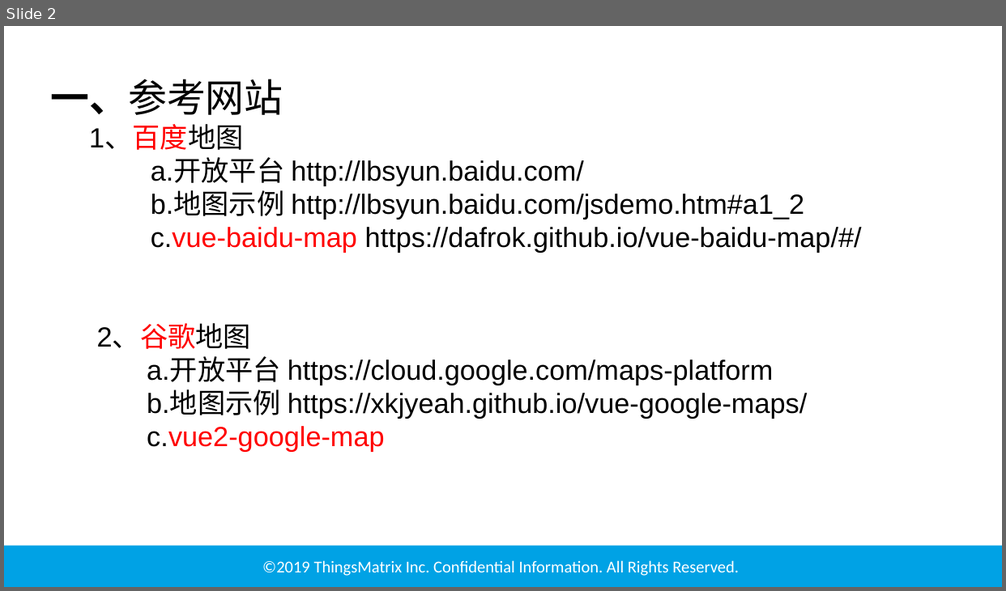
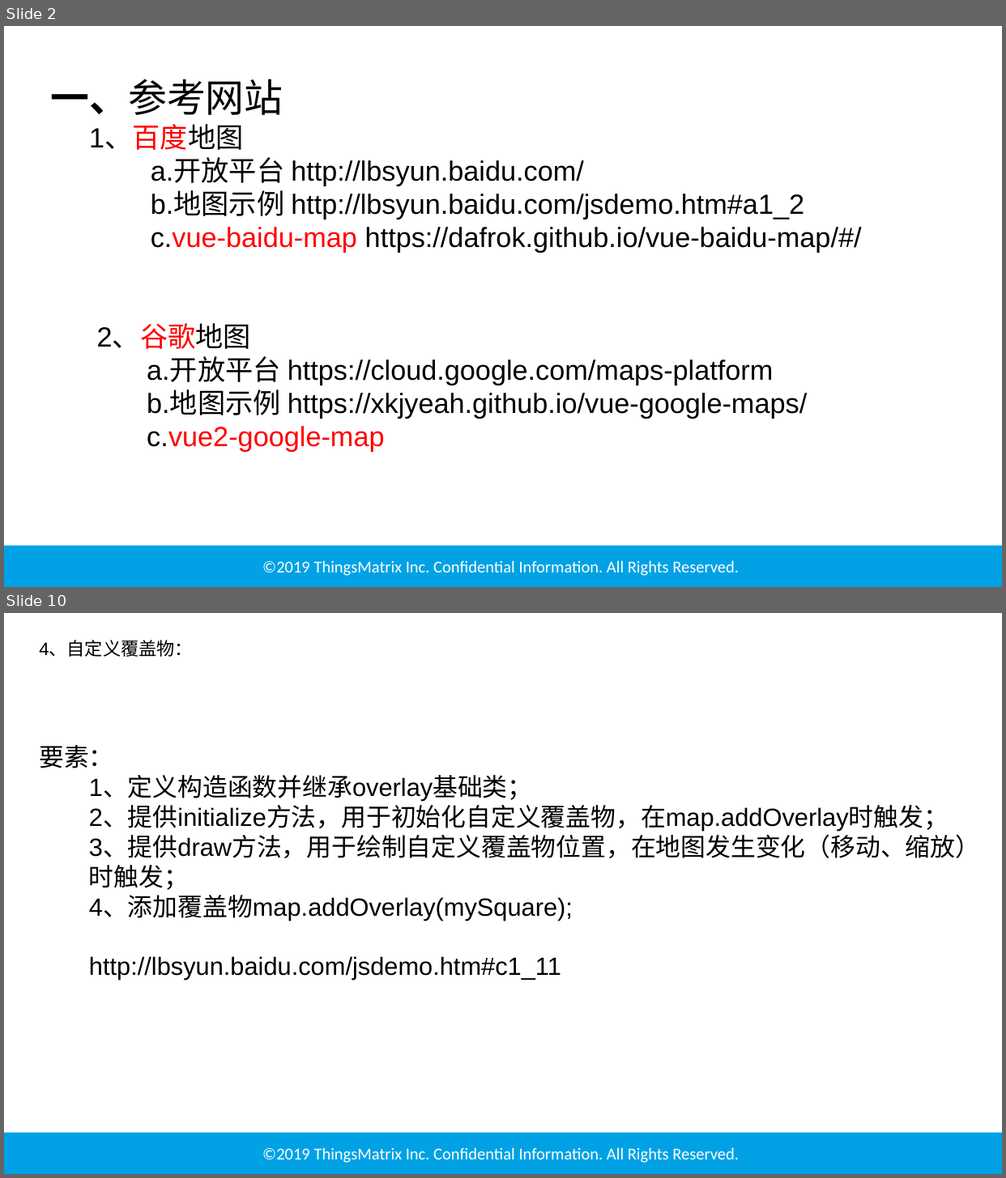
Before and after one commit to GUAPO-CN/maps, a slide deck: 地图技术分享.pptx. Shown one above the other, each under a label of ours: slide 2 before the commit, slides 2 and 10 after it; the slides between them are not shown. The pictures are 1006x591 and 1006x1178 pixels, drawn with LibreOffice and Linux fonts; fonts in the diff are those of the drawing; background and template pictures are left out. Boxes give left, top, right and bottom in pixels: in the first picture for what was removed or moved away, otherwise in the second. Text is boxed around its words. In the diff, an @@ line names an element or a change of style, - is before the commit and + after.

Commit message:
自定义marker兼容cluster

```diff
--- a/地图技术分享.pptx
+++ b/地图技术分享.pptx
@@ slide 10 added at (4, 613, 1002, 1174), background #FFFFFF; not listed: 2 template elements that a slide beside it also shows @@
@@ text added at (39, 641, 193, 657), 13 pt, text #000000 @@
+4、自定义覆盖物：
@@ text added at (39, 745, 980, 980), 18 pt, text #000000 @@
+要素：
+  1、定义构造函数并继承overlay基础类；
+  2、提供initialize方法，用于初始化自定义覆盖物，在map.addOverlay时触发；
+  3、提供draw方法，用于绘制自定义覆盖物位置，在地图发生变化（移动、缩放）时触发；
+  4、添加覆盖物map.addOverlay(mySquare);
+  http://lbsyun.baidu.com/jsdemo.htm#c1_11
```
Also in this commit, not shown: 7 slides changed, 2 other slides added, 2 slides removed, 12 other files.
